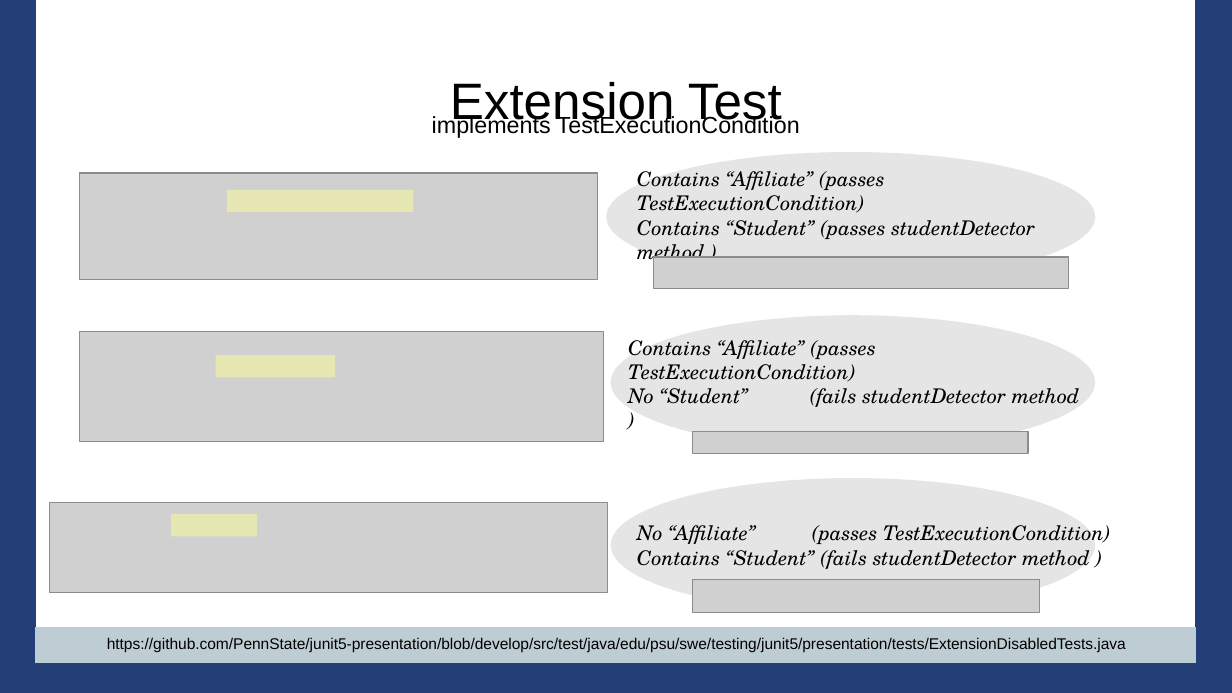
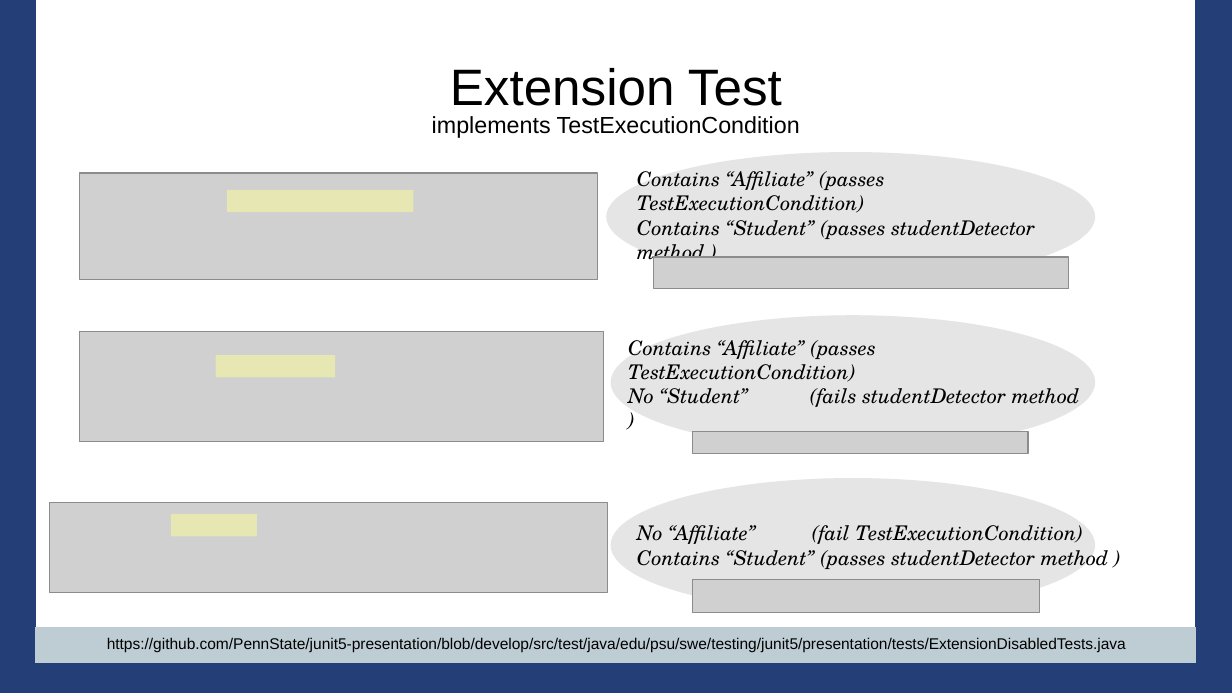
Before and after one commit to PennState/junit5-presentation, a slide deck: slide 48 of src/site/presentation/Junit5_Presentation_JavaOne_2016.odp (slide 47 before the commit). Drawn at 1232x693 pixels with LibreOffice and Linux fonts; fonts in the diff are those of the drawing; grey boxes stand for pictures; background and template pictures are left out. Boxes give left, top, right and bottom in pixels: in the first picture for what was removed or moved away, otherwise in the second. Text is boxed around its words. In the diff, an @@ line names an element or a change of style, - is before the commit and + after.

```diff
--- a/src/site/presentation/Junit5_Presentation_JavaOne_2016.odp
+++ b/src/site/presentation/Junit5_Presentation_JavaOne_2016.odp
@@ title "Extension Test" rewrapped from [450, 82, 782, 129] to [450, 68, 782, 106] @@
@@ title at [637, 525, 1109, 569]: text changed @@
-No “Affiliate” (passes TestExecutionCondition)
-Contains “Student” (fails studentDetector method )
+No “Affiliate” (fail TestExecutionCondition)
+Contains “Student” (passes studentDetector method )
```
Also in this commit, not shown: 1 slide removed.
